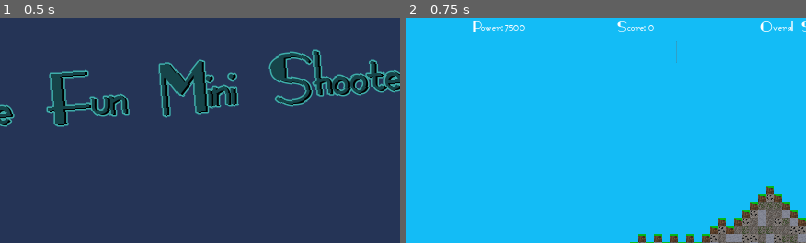
Above: before the commit, frames 1-2 (left to right).
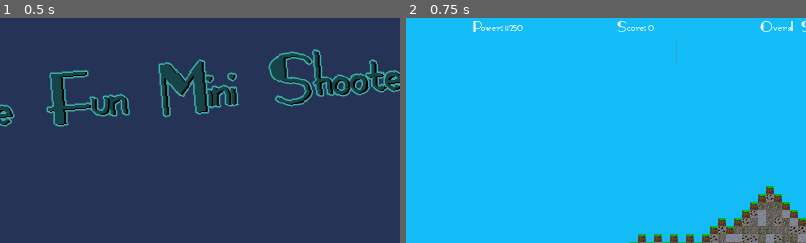
Above: after the commit, the same moments.

Repository: Coding-4Fun/Just4Fun_Mini_Shootergame
Game: Godot game, scene res://UI/MainMenuUI.tscn
The game is run twice, just before and just after one commit, with the same random seed, the same clock (stepped at 60 frames per second) and the same inputs.
Inputs:
- Up to frame 1 (0.5 s): no input
- Up to frame 2 (0.75 s): click "Play" at 0.5 s
The pictures show only the part of the screen within x 20-70%, y 0-50%; the shares and areas given below are measured in that part.

Frame 1 is identical in both runs. In frame 2, 0.1% of the frame differs, in the area x 24-30%, y 3-7%.

Commit message:
Chg: Setzen des Velocity Wertes auf dem Mittelwert aus min und max Chg: Muzzle Velocity per Signal im UI anzeigen

Diff:
--- a/Cannon/Cannon.gd
+++ b/Cannon/Cannon.gd
@@ -61,3 +61,9 @@
 func _on_timer_timeout() -> void:
 	InfoPanel.get_node("popupPanel").visible = false
 	pass # Replace with function body.
+
+
+func _on_Cannon_ready():
+	muzzle_velocity = floor((max_velocity - min_velocity) / 2)
+	SignalBus.emit_signal("CannonPowerChange", muzzle_velocity)
+	pass # Replace with function body.
--- a/Cannon/Cannon.tscn
+++ b/Cannon/Cannon.tscn
@@ -31,4 +31,5 @@
 wait_time = 0.5
 one_shot = true
 
+[connection signal="ready" from="." to="." method="_on_Cannon_ready"]
 [connection signal="timeout" from="timer" to="." method="_on_timer_timeout"]
